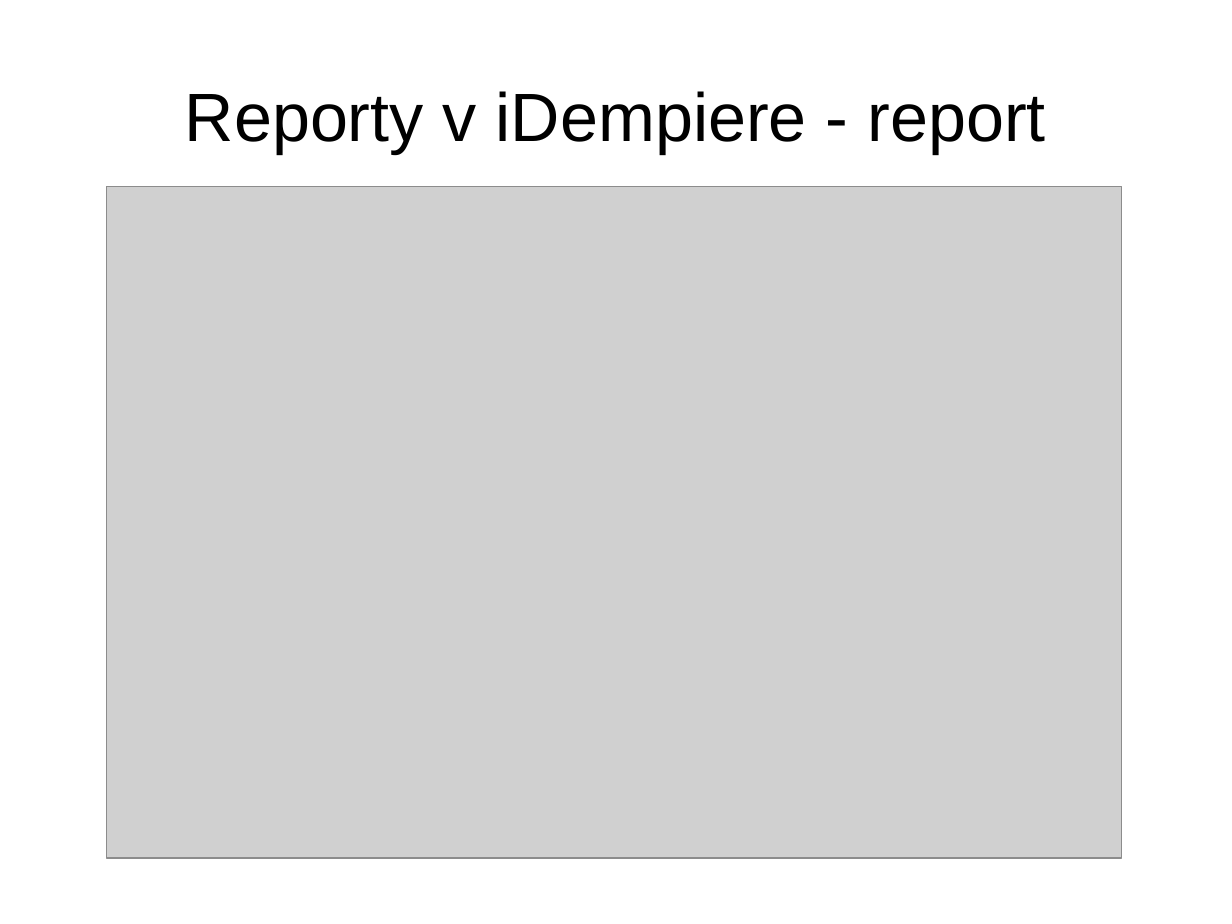
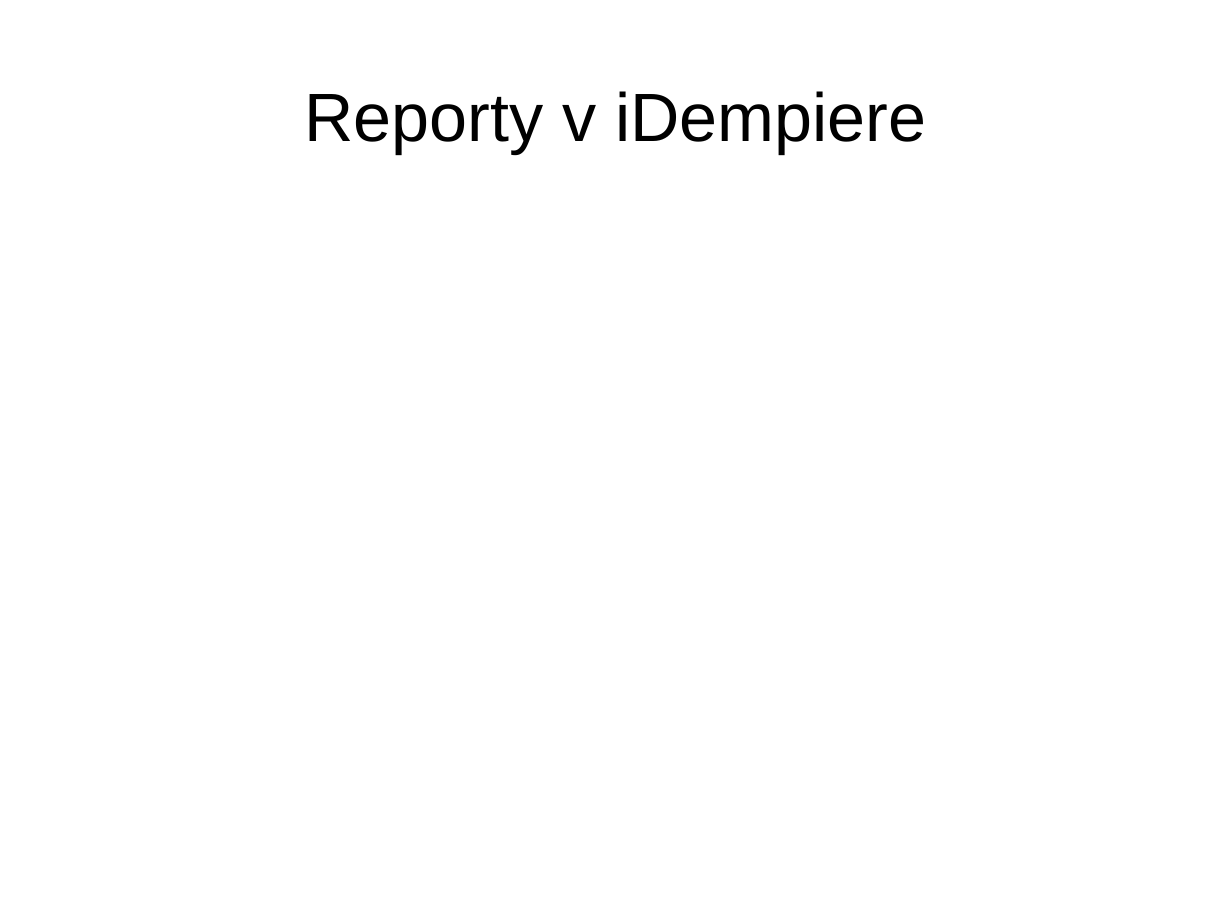
Before and after one commit to martin-vavrusak/mgr_statnice, a slide deck: slide 11 of !prezentace/vavrusak_WYSIVYG.odp (slide 17 before the commit). Drawn at 1232x924 pixels with LibreOffice and Linux fonts; fonts in the diff are those of the drawing; grey boxes stand for pictures. Boxes give left, top, right and bottom in pixels: in the first picture for what was removed or moved away, otherwise in the second. Text is boxed around its words. In the diff, an @@ line names an element or a change of style, - is before the commit and + after.

```diff
--- a/!prezentace/vavrusak_WYSIVYG.odp
+++ b/!prezentace/vavrusak_WYSIVYG.odp
@@ title at bbox=[304, 91, 926, 153]: text changed @@
-Reporty v iDempiere - report
+Reporty v iDempiere
@@ picture removed at bbox=[107, 187, 1122, 859] @@
```
Also in this commit, not shown: 7 other slides changed, 6 slides added, 12 slides removed.
